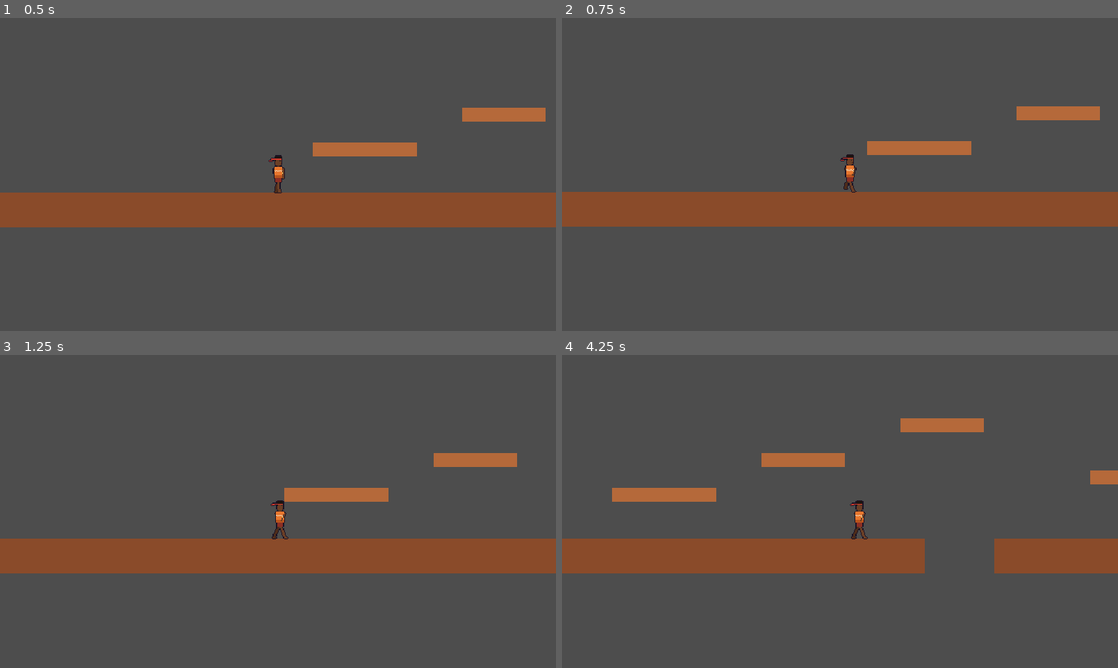
Above: before the commit, frames 1-4 (two rows, left to right).
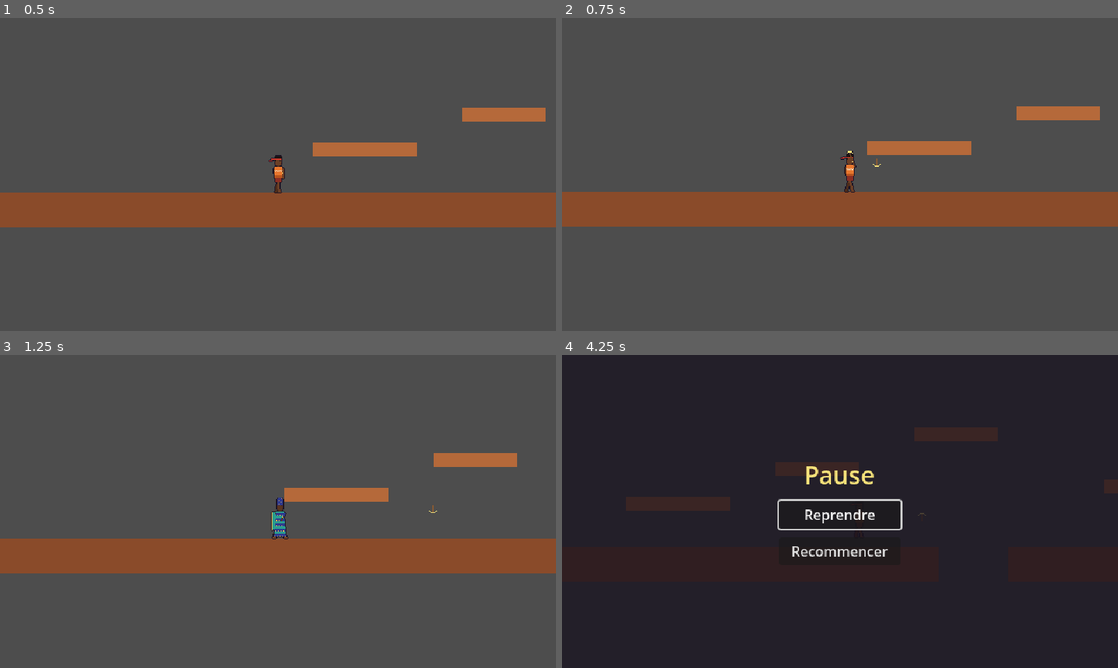
Above: after the commit, the same moments.

Repository: maximghost/xevioso
Game: Godot game, scene res://scenes/levels/test_level.tscn
Same seed, same stepped clock (60 frames per second), same inputs: the game is played once before the commit and once after it.
Inputs:
- Up to frame 1 (0.5 s): no input
- Up to frame 2 (0.75 s): hold D (move_right) from 0.53 s (still down); tap J (attack) at 0.6 s
- Up to frame 3 (1.25 s): keep holding D (move_right); tap Space (jump) at 0.77 s; tap Tab (switch_hero) at 0.8 s
- Up to frame 4 (4.25 s): tap Tab (switch_hero) at 1.35, 2.3, 2.85, 3.8 s; tap Space (jump) at 1.52, 3.02, 3.77 s; tap J (attack) at 1.55, 2.1, 3.05, 3.6 s; release D (move_right) at 2.03 s; hold A (move_left) 2.03-2.78 s; hold D (move_right) from 2.78 s (still down); tap Escape (pause) at 4.15 s

Frame 1 is identical in both runs. In frame 2, 0.1% of the frame differs, in the area x 50-58%, y 42-56%; in frame 3, 0.2%; in frame 4, 100%, in the area x 0-100%, y 0-100%.

Commit message:
Hache de foudre, changement de héros et menu de pause
- scenes/fx/lightning_axe : la hache lancée file en tournoyant et disparaît au contact
  d'un mur, d'un ennemi (méthode take_hit) ou après 220 px.
- player.gd : lancer de hache (touche attack, délai de 0,35 s, animation de lancer) ;
  changement de héros (touche switch_hero) avec un éclair de lumière ; la liste « heroes »
  remplace le réglage « Hero Frames ».
- player.tscn : Kodjo et Afi jouables au départ ; héros sur la couche de collision 2.
- scenes/ui/pause_menu : pause (Échap, Start ou bouton tactile), reprendre ou recommencer.
- Terrain d'essai : les cinq héros disponibles pour les tests, et le menu de pause.
- Noms des couches de collision : monde, héros, ennemis, projectiles.

Diff:
--- a/project.godot
+++ b/project.godot
@@ -91,6 +91,13 @@
 ]
 }
 
+[layer_names]
+
+2d_physics/layer_1="monde"
+2d_physics/layer_2="heros"
+2d_physics/layer_3="ennemis"
+2d_physics/layer_4="projectiles"
+
 [physics]
 
 3d/physics_engine="Jolt Physics"
--- /dev/null
+++ b/scenes/fx/lightning_axe.gd
@@ -0,0 +1,47 @@
+class_name LightningAxe
+extends Area2D
+## La hache de foudre lancée par un Envoyé.
+##
+## Elle file en ligne droite en tournoyant, et disparaît quand elle touche un mur,
+## un ennemi, ou qu'elle a parcouru sa distance maximale.
+##
+## Couches de collision (Projet → Paramètres → Noms de couches → Physique 2D) :
+##   1 = monde (sols, murs)   2 = héros   3 = ennemis   4 = projectiles
+## La hache est sur la couche 4 et détecte les couches 1 (monde) et 3 (ennemis).
+
+## Vitesse de vol, en pixels par seconde.
+@export var speed: float = 320.0
+
+## Distance maximale avant de disparaître, en pixels.
+@export var max_distance: float = 220.0
+
+## Dégâts infligés à un ennemi touché.
+@export var damage: int = 1
+
+## Sens du vol : 1 vers la droite, -1 vers la gauche. Fixé par le héros au lancer.
+var direction: int = 1
+
+var _travelled: float = 0.0
+
+
+func _ready() -> void:
+	body_entered.connect(_on_hit)
+	area_entered.connect(_on_hit)
+	# La hache tourne dans le sens du lancer.
+	$Sprite.flip_h = direction < 0
+
+
+func _physics_process(delta: float) -> void:
+	var step: float = speed * delta
+	position.x += direction * step
+	_travelled += step
+	if _travelled >= max_distance:
+		queue_free()
+
+
+## Appelée quand la hache touche un corps (mur, sol) ou une zone (ennemi).
+func _on_hit(target: Node) -> void:
+	# Les ennemis exposeront une méthode take_hit() : la hache leur inflige ses dégâts.
+	if target.has_method("take_hit"):
+		target.take_hit(damage, direction)
+	queue_free()
--- /dev/null
+++ b/scenes/fx/lightning_axe.tscn
@@ -0,0 +1,55 @@
+[gd_scene format=3]
+
+[ext_resource type="Script" path="res://scenes/fx/lightning_axe.gd" id="1_cq70a"]
+[ext_resource type="Texture2D" path="res://assets/fx/axe.png" id="2_fjrbe"]
+
+[sub_resource type="AtlasTexture" id="AtlasTexture_1sn6u"]
+atlas = ExtResource("2_fjrbe")
+region = Rect2(0, 0, 12, 12)
+
+[sub_resource type="AtlasTexture" id="AtlasTexture_mbuwm"]
+atlas = ExtResource("2_fjrbe")
+region = Rect2(12, 0, 12, 12)
+
+[sub_resource type="AtlasTexture" id="AtlasTexture_g7af3"]
+atlas = ExtResource("2_fjrbe")
+region = Rect2(24, 0, 12, 12)
+
+[sub_resource type="AtlasTexture" id="AtlasTexture_bdc57"]
+atlas = ExtResource("2_fjrbe")
+region = Rect2(36, 0, 12, 12)
+
+[sub_resource type="SpriteFrames" id="SpriteFrames_sm51x"]
+animations = [{
+"frames": [{
+"duration": 1.0,
+"texture": SubResource("AtlasTexture_1sn6u")
+}, {
+"duration": 1.0,
+"texture": SubResource("AtlasTexture_mbuwm")
+}, {
+"duration": 1.0,
+"texture": SubResource("AtlasTexture_g7af3")
+}, {
+"duration": 1.0,
+"texture": SubResource("AtlasTexture_bdc57")
+}],
+"loop": 1,
+"name": &"default",
+"speed": 16.0
+}]
+
+[sub_resource type="CircleShape2D" id="CircleShape2D_aww5c"]
+radius = 5.0
+
+[node name="LightningAxe" type="Area2D" unique_id=398474717]
+collision_layer = 8
+collision_mask = 5
+script = ExtResource("1_cq70a")
+
+[node name="Sprite" type="AnimatedSprite2D" parent="." unique_id=1521503347]
+sprite_frames = SubResource("SpriteFrames_sm51x")
+autoplay = "default"
+
+[node name="CollisionShape2D" type="CollisionShape2D" parent="." unique_id=938060178]
+shape = SubResource("CircleShape2D_aww5c")
--- a/scenes/heroes/player.gd
+++ b/scenes/heroes/player.gd
@@ -1,9 +1,11 @@
 class_name Player
 extends CharacterBody2D
-## Contrôleur d'un Envoyé : course, saut, chute.
+## Contrôleur des Envoyés : course, saut, chute, hache de foudre et changement de héros.
 ##
-## Ce script gère uniquement le déplacement. Les capacités propres à chaque héros
-## (la Ruée de Kodjo, le Pagne-voile d'Afi...) viendront plus tard, par-dessus.
+## Un seul nœud Player représente toute l'équipe : changer de héros change son apparence
+## (et plus tard sa capacité), mais le corps physique reste le même, à la même place.
+## Les capacités propres à chaque héros (la Ruée de Kodjo, le Pagne-voile d'Afi...)
+## viendront plus tard, par-dessus.
 ##
 ## Toutes les valeurs sont en pixels et en secondes, à l'échelle du jeu (640 × 360).
 ## Les variables marquées @export apparaissent dans l'inspecteur de Godot :
@@ -13,12 +15,18 @@
 # ---------------------------------------------------------------------------
 # Apparence
 # ---------------------------------------------------------------------------
-@export_group("Apparence")
-
-## Les animations du héros (repos, course, saut, chute, lancer, coup reçu).
-## Une ressource par Envoyé : assets/heroes/<nom>/<nom>_frames.tres.
-## Laisser vide pour garder celles déjà réglées sur le nœud Sprite.
-@export var hero_frames: SpriteFrames
+@export_group("Équipe")
+
+## Les héros jouables, dans l'ordre de passage (une ressource d'animations par Envoyé :
+## assets/heroes/<nom>/<nom>_frames.tres). Au début du jeu : Kodjo et Afi. Les autres
+## s'ajouteront en progressant. Le premier de la liste est celui qu'on joue au départ.
+@export var heroes: Array[SpriteFrames] = []
+
+## La scène de la hache de foudre.
+@export var axe_scene: PackedScene = preload("res://scenes/fx/lightning_axe.tscn")
+
+## Délai minimal entre deux lancers de hache, en secondes.
+@export var throw_cooldown: float = 0.35
 
 
 # ---------------------------------------------------------------------------
@@ -93,6 +101,18 @@
 # Le sprite animé, à l'intérieur du visuel.
 @onready var _sprite: AnimatedSprite2D = $Visual/Sprite
 
+# Le héros joué : sa position dans la liste « heroes ».
+var _hero_index: int = 0
+
+# Compte à rebours avant de pouvoir relancer la hache.
+var _throw_timer: float = 0.0
+
+# Vrai pendant l'animation de lancer : elle passe alors avant la course ou le saut.
+var _throwing: bool = false
+
+# Point de départ de la hache, par rapport au centre du héros (vers la droite).
+const AXE_OFFSET := Vector2(12.0, -14.0)
+
 
 # ---------------------------------------------------------------------------
 # Cycle de vie
@@ -100,8 +120,10 @@
 
 func _ready() -> void:
 	_compute_jump_physics()
-	if hero_frames != null:
-		_sprite.sprite_frames = hero_frames
+	if not heroes.is_empty():
+		_sprite.sprite_frames = heroes[0]
+	# Le lancer se termine quand son animation est finie.
+	_sprite.animation_finished.connect(_on_animation_finished)
 
 
 func _physics_process(delta: float) -> void:
@@ -112,6 +134,8 @@
 	_apply_gravity(delta)
 	_handle_run(direction, delta)
 	_handle_jump()
+	_handle_throw(delta)
+	_handle_switch()
 
 	# Déplace le corps selon sa vitesse et le fait glisser le long des obstacles.
 	move_and_slide()
@@ -211,6 +235,8 @@
 
 ## Choisit l'animation qui correspond à ce que fait le héros.
 func _update_animation() -> void:
+	if _throwing:
+		return  # le lancer garde la main jusqu'à la fin de son animation
 	var animation: StringName
 	if not is_on_floor():
 		# En l'air : « jump » tant qu'il monte, « fall » dès qu'il redescend.
@@ -229,3 +255,49 @@
 
 	# play() ne relance pas une animation déjà en cours : on peut l'appeler à chaque image.
 	_sprite.play(animation)
+
+
+# ---------------------------------------------------------------------------
+# Hache de foudre
+# ---------------------------------------------------------------------------
+
+## Lance la hache quand on appuie sur « attack » et que le délai est écoulé.
+func _handle_throw(delta: float) -> void:
+	_throw_timer = maxf(_throw_timer - delta, 0.0)
+	if not Input.is_action_just_pressed("attack") or _throw_timer > 0.0:
+		return
+
+	_throw_timer = throw_cooldown
+	_throwing = true
+	_sprite.speed_scale = 1.0
+	_sprite.play(&"throw")
+
+	var axe: LightningAxe = axe_scene.instantiate()
+	axe.direction = facing
+	axe.position = position + Vector2(AXE_OFFSET.x * facing, AXE_OFFSET.y)
+	# La hache est ajoutée au niveau, pas au héros : sinon elle suivrait ses mouvements.
+	get_parent().add_child(axe)
+
+
+func _on_animation_finished() -> void:
+	if _sprite.animation == &"throw":
+		_throwing = false
+
+
+# ---------------------------------------------------------------------------
+# Changement de héros
+# ---------------------------------------------------------------------------
+
+## Passe au héros suivant de la liste, avec un éclair de lumière.
+func _handle_switch() -> void:
+	if not Input.is_action_just_pressed("switch_hero") or heroes.size() < 2:
+		return
+
+	_hero_index = (_hero_index + 1) % heroes.size()
+	_sprite.sprite_frames = heroes[_hero_index]
+	_throwing = false
+
+	# L'éclair : le visuel devient éblouissant (couleurs au-delà du blanc),
+	# puis revient à la normale en un quart de seconde.
+	_visual.modulate = Color(3.0, 3.0, 1.8)
+	create_tween().tween_property(_visual, "modulate", Color.WHITE, 0.25)
--- a/scenes/heroes/player.tscn
+++ b/scenes/heroes/player.tscn
@@ -2,13 +2,16 @@
 
 [ext_resource type="Script" path="res://scenes/heroes/player.gd" id="1_i6i7o"]
 [ext_resource type="SpriteFrames" path="res://assets/heroes/kodjo/kodjo_frames.tres" id="2_kodjo"]
+[ext_resource type="SpriteFrames" path="res://assets/heroes/afi/afi_frames.tres" id="3_afi"]
 
 [sub_resource type="CapsuleShape2D" id="CapsuleShape2D_mxjp5"]
 radius = 7.0
 height = 40.0
 
 [node name="Player" type="CharacterBody2D" unique_id=543139140]
+collision_layer = 2
 script = ExtResource("1_i6i7o")
+heroes = Array[SpriteFrames]([ExtResource("2_kodjo"), ExtResource("3_afi")])
 
 [node name="CollisionShape2D" type="CollisionShape2D" parent="." unique_id=1337161200]
 shape = SubResource("CapsuleShape2D_mxjp5")
--- a/scenes/levels/test_level.tscn
+++ b/scenes/levels/test_level.tscn
@@ -2,6 +2,12 @@
 
 [ext_resource type="PackedScene" path="res://scenes/heroes/player.tscn" id="1_yautc"]
 [ext_resource type="PackedScene" path="res://scenes/ui/touch_controls.tscn" id="2_touch"]
+[ext_resource type="SpriteFrames" path="res://assets/heroes/kodjo/kodjo_frames.tres" id="h_kodjo"]
+[ext_resource type="SpriteFrames" path="res://assets/heroes/afi/afi_frames.tres" id="h_afi"]
+[ext_resource type="SpriteFrames" path="res://assets/heroes/yawa/yawa_frames.tres" id="h_yawa"]
+[ext_resource type="SpriteFrames" path="res://assets/heroes/abla/abla_frames.tres" id="h_abla"]
+[ext_resource type="SpriteFrames" path="res://assets/heroes/kokou/kokou_frames.tres" id="h_kokou"]
+[ext_resource type="PackedScene" path="res://scenes/ui/pause_menu.tscn" id="3_pause"]
 
 [sub_resource type="RectangleShape2D" id="RectangleShape2D_v45ci"]
 size = Vector2(800, 40)
@@ -90,5 +96,8 @@
 max_speed = 200.0
 time_to_apex = 0.3
 fall_gravity_multiplier = 1.0
+heroes = Array[SpriteFrames]([ExtResource("h_kodjo"), ExtResource("h_afi"), ExtResource("h_yawa"), ExtResource("h_abla"), ExtResource("h_kokou")])
 
 [node name="TouchControls" parent="." instance=ExtResource("2_touch")]
+
+[node name="PauseMenu" parent="." instance=ExtResource("3_pause")]
--- /dev/null
+++ b/scenes/ui/pause_menu.gd
@@ -0,0 +1,37 @@
+class_name PauseMenu
+extends CanvasLayer
+## Le menu de pause : il fige le jeu et propose de reprendre ou de recommencer.
+##
+## Ce nœud fonctionne même quand le jeu est en pause (process_mode = Always) :
+## sans cela, il ne pourrait plus recevoir la touche qui enlève la pause.
+
+@onready var _panel: Control = $Panel
+@onready var _resume: Button = $Panel/Box/Resume
+@onready var _restart: Button = $Panel/Box/Restart
+
+
+func _ready() -> void:
+	process_mode = Node.PROCESS_MODE_ALWAYS
+	_panel.hide()
+	_resume.pressed.connect(toggle)
+	_restart.pressed.connect(_on_restart)
+
+
+func _unhandled_input(event: InputEvent) -> void:
+	if event.is_action_pressed("pause"):
+		toggle()
+		get_viewport().set_input_as_handled()
+
+
+## Met le jeu en pause, ou le relance.
+func toggle() -> void:
+	var paused: bool = not get_tree().paused
+	get_tree().paused = paused
+	_panel.visible = paused
+	if paused:
+		_resume.grab_focus()  # pour naviguer au clavier ou à la manette
+
+
+func _on_restart() -> void:
+	get_tree().paused = false
+	get_tree().reload_current_scene()
--- /dev/null
+++ b/scenes/ui/pause_menu.tscn
@@ -0,0 +1,40 @@
+[gd_scene format=3]
+
+[ext_resource type="Script" path="res://scenes/ui/pause_menu.gd" id="1_6tw0m"]
+
+[node name="PauseMenu" type="CanvasLayer" unique_id=124267317]
+layer = 20
+script = ExtResource("1_6tw0m")
+
+[node name="Panel" type="ColorRect" parent="." unique_id=1425068849]
+anchors_preset = 15
+anchor_right = 1.0
+anchor_bottom = 1.0
+color = Color(0.09, 0.07, 0.12, 0.78)
+
+[node name="Box" type="VBoxContainer" parent="Panel" unique_id=1374553684]
+layout_mode = 0
+anchor_left = 0.5
+anchor_top = 0.5
+anchor_right = 0.5
+anchor_bottom = 0.5
+grow_horizontal = 2
+grow_vertical = 2
+theme_override_constants/separation = 10
+
+[node name="Title" type="Label" parent="Panel/Box" unique_id=1350310556]
+layout_mode = 2
+theme_override_font_sizes/font_size = 28
+theme_override_colors/font_color = Color(0.9647059, 0.8862745, 0.47843137, 1)
+text = "Pause"
+horizontal_alignment = 1
+
+[node name="Resume" type="Button" parent="Panel/Box" unique_id=132266988]
+custom_minimum_size = Vector2(140, 32)
+layout_mode = 2
+text = "Reprendre"
+
+[node name="Restart" type="Button" parent="Panel/Box" unique_id=758321347]
+custom_minimum_size = Vector2(140, 32)
+layout_mode = 2
+text = "Recommencer"
--- a/scenes/ui/touch_controls.tscn
+++ b/scenes/ui/touch_controls.tscn
@@ -86,6 +86,7 @@
 visibility_mode = 1
 
 [node name="Pause" type="TouchScreenButton" parent="." unique_id=1544904627]
+process_mode = 3
 texture_normal = ExtResource("14_325eq")
 texture_pressed = ExtResource("15_debhn")
 shape = SubResource("CircleShape2D_lbtsn")
Not shown, added: scenes/fx/lightning_axe.gd.uid
Not shown, added: scenes/ui/pause_menu.gd.uid
